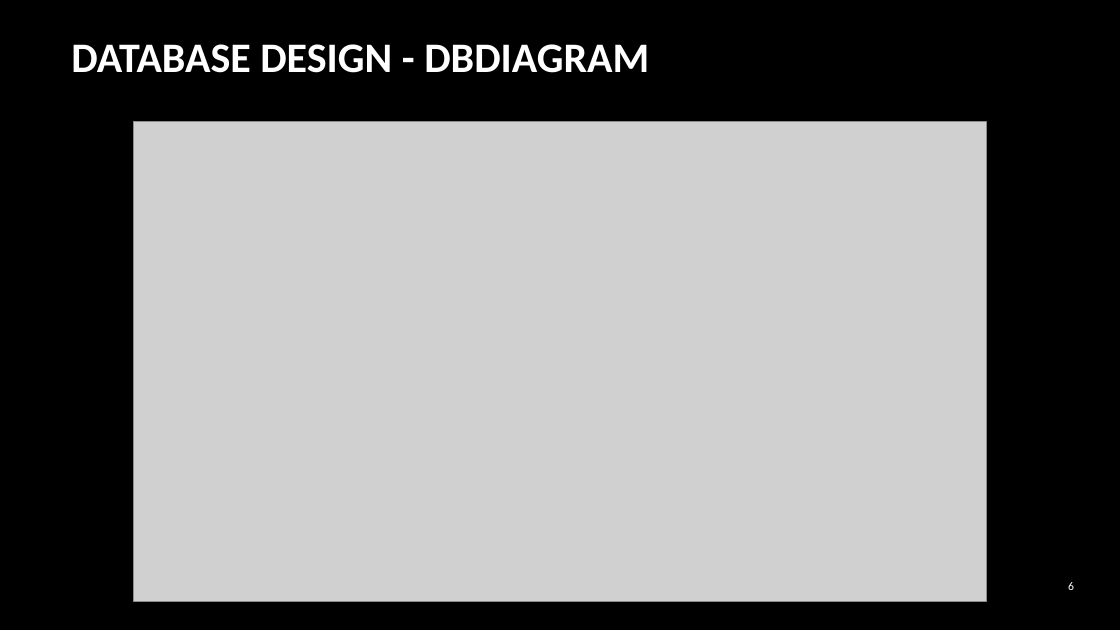
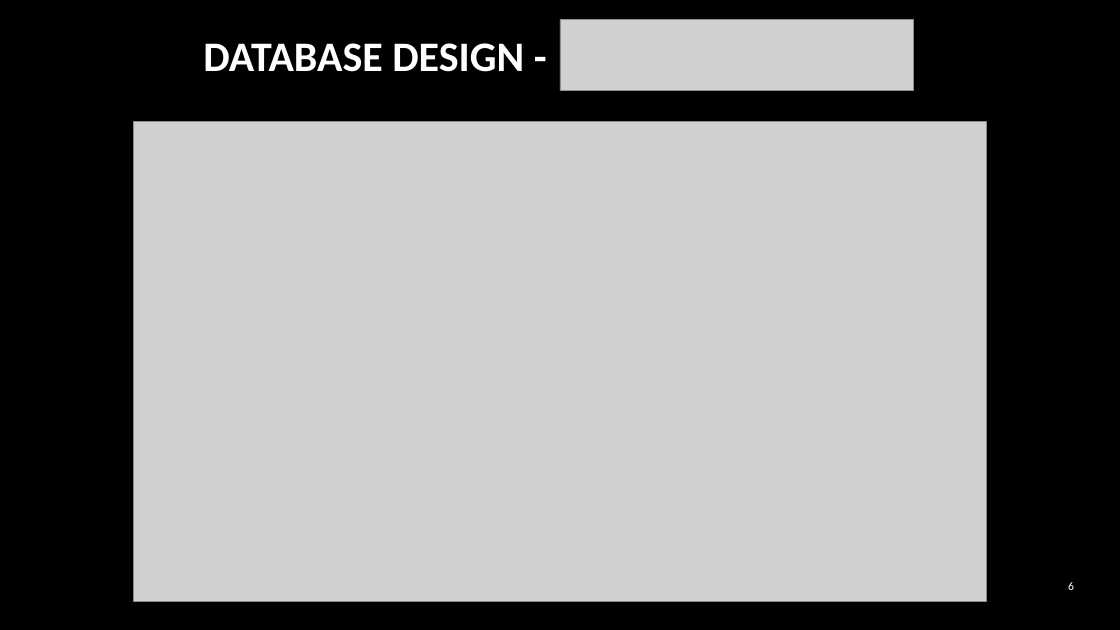
Before and after one commit to SzGeri25/vizsgaremek-bogdan-szabo, a slide deck: slide 6 of Vizsga_bemutato.pptx. Drawn at 1120x630 pixels with LibreOffice and Linux fonts; fonts in the diff are those of the drawing; grey boxes stand for pictures; background and template pictures are left out. Boxes give left, top, right and bottom in pixels: in the first picture for what was removed or moved away, otherwise in the second. Text is boxed around its words. In the diff, an @@ line names an element or a change of style, - is before the commit and + after.

```diff
--- a/Vizsga_bemutato.pptx
+++ b/Vizsga_bemutato.pptx
@@ picture added at (x1=560, y1=20, x2=914, y2=90) @@
@@ title at (x1=203, y1=43, x2=524, y2=72): text changed @@
-DATABASE DESIGN - DBDIAGRAM
+DATABASE DESIGN -
```
Also in this commit, not shown: 2 other slides changed.
